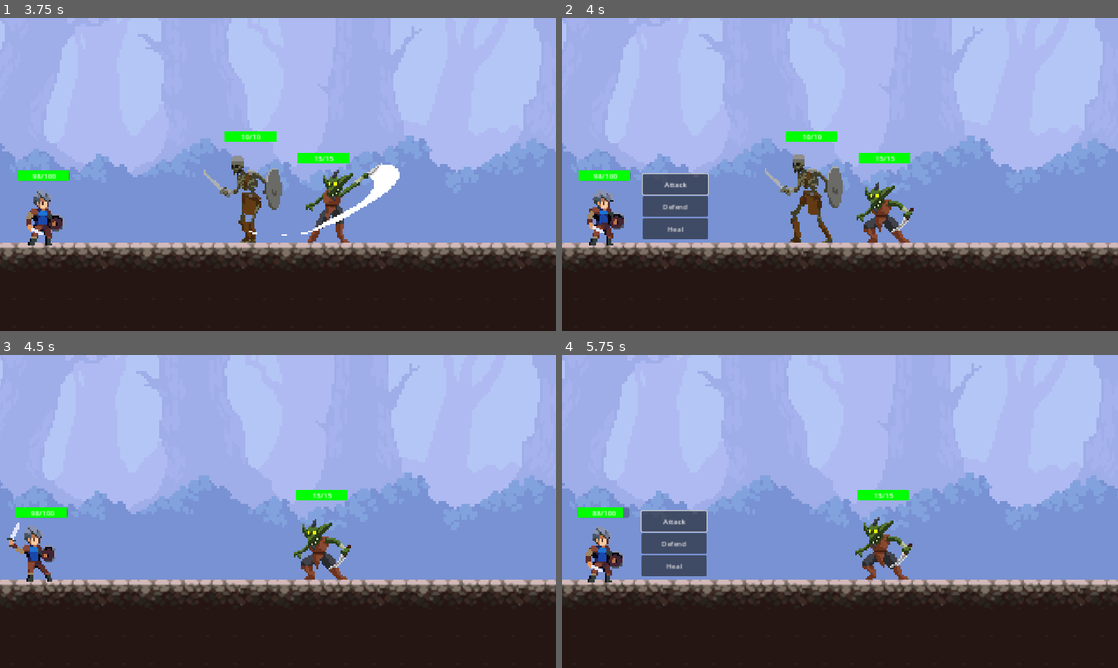
Above: before the commit, frames 1-4 (two rows, left to right).
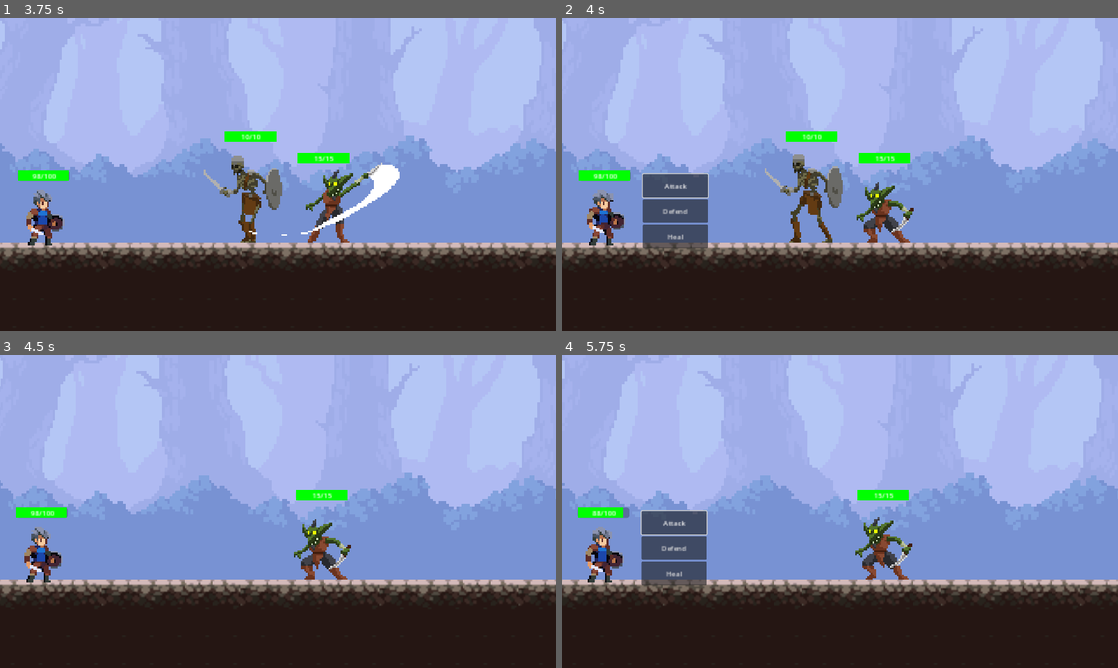
Above: after the commit, the same moments.

Repository: StephenDavid13/Project-T
Game: Godot game, scene res://scenes/main_scenes/level_dungeon.tscn
The game is run twice, just before and just after one commit, with the same random seed, the same clock (stepped at 60 frames per second) and the same inputs. This scene is started directly instead of the project's main scene.
Inputs:
- Up to frame 1 (3.75 s): hold Right (right) 0.53-2.03 s; tap F (action_use) every 0.75 s from 0.6 to 3.6 s; hold A (left) 2.03-2.78 s; hold Right (right) from 2.78 s (still down)
- Up to frame 2 (4 s): keep holding Right (right)
- Up to frame 3 (4.5 s): release Right (right) at 4.25 s; click "Attack" at 4.25 s
- Up to frame 4 (5.75 s): hold A (left) from 5.03 s (still down); tap F (action_use) at 5.1 s

Frame 1 is identical in both runs. In frame 2, 0.9% of the frame differs, in the area x 14-27%, y 52-74%; in frame 3, 0.8%; in frame 4, 0.9%, in the area x 4-27%, y 52-74%.

Commit message:
Fixed stride during tower #7

Diff:
--- a/scenes/main_scenes/level_dungeon.tscn
+++ b/scenes/main_scenes/level_dungeon.tscn
@@ -1329,30 +1329,42 @@
 offset_bottom = 40.0
 script = ExtResource("9_ey33n")
 
-[node name="VBoxContainer" type="VBoxContainer" parent="main_char/ActionPanel"]
+[node name="Battling_actions" type="VBoxContainer" parent="main_char/ActionPanel"]
 layout_mode = 0
 offset_right = 150.0
-offset_bottom = 150.0
-metadata/_edit_lock_ = true
-
-[node name="attackBtn" type="Button" parent="main_char/ActionPanel/VBoxContainer"]
+offset_bottom = 171.0
+
+[node name="attackBtn" type="Button" parent="main_char/ActionPanel/Battling_actions"]
 layout_mode = 2
 size_flags_vertical = 3
 text = "Attack"
 icon_alignment = 1
-metadata/_edit_lock_ = true
-
-[node name="defendBtn" type="Button" parent="main_char/ActionPanel/VBoxContainer"]
+
+[node name="defendBtn" type="Button" parent="main_char/ActionPanel/Battling_actions"]
 layout_mode = 2
 size_flags_vertical = 3
 text = "Defend"
-metadata/_edit_lock_ = true
-
-[node name="healBtn" type="Button" parent="main_char/ActionPanel/VBoxContainer"]
+
+[node name="healBtn" type="Button" parent="main_char/ActionPanel/Battling_actions"]
 layout_mode = 2
 size_flags_vertical = 3
 text = "Heal"
-metadata/_edit_lock_ = true
+
+[node name="PostBattling_actions" type="VBoxContainer" parent="main_char/ActionPanel"]
+visible = false
+layout_mode = 2
+offset_right = 150.0
+offset_bottom = 113.0
+
+[node name="GoForwardBtn" type="Button" parent="main_char/ActionPanel/PostBattling_actions"]
+layout_mode = 2
+size_flags_vertical = 3
+text = "To the next level"
+
+[node name="GoBackBtn" type="Button" parent="main_char/ActionPanel/PostBattling_actions"]
+layout_mode = 2
+size_flags_vertical = 3
+text = "Go back to town"
 
 [node name="Camera2D" type="Camera2D" parent="main_char"]
 visible = false
--- a/scenes/subscenes/main_character/main_character.gd
+++ b/scenes/subscenes/main_character/main_character.gd
@@ -4,10 +4,20 @@
 @onready var statsheet = $StatsComponent
 @onready var health_bar = $HealthBar
 
+# Random stuff
+var gravity = ProjectSettings.get_setting("physics/2d/default_gravity")
+var rng_generator = RandomNumberGenerator.new()
 const SPEED = 300.0
 const JUMP_VELOCITY = -400.0
 
+enum DungeonState { PRE_BATTLE, BATTLING, POST_BATTLE }
+var current_battle_state = DungeonState.PRE_BATTLE
+
+# What player gonna do
 var can_move = true
+var go_forward = false
+var go_back = false
+
 var did_attack = false
 var did_heal = false
 var did_defend = false
@@ -16,50 +26,58 @@
 var defend : int
 
 signal on_dead()
-var gravity = ProjectSettings.get_setting("physics/2d/default_gravity")
-
-var rng_generator = RandomNumberGenerator.new()
 
 func _ready():
 	set_max_health_gamestate()
 	update_health_bar()
 
 func _physics_process(delta):
+	# Gravity things
+	if not is_on_floor():
+		velocity.y += gravity * delta
+
+	# Character is in battle mode
+	if GameState.on_tower:
+		if current_battle_state == DungeonState.PRE_BATTLE:
+			velocity.x = move_toward((0.5 * SPEED), 0, 12)
+			move_and_slide()
+		if go_forward:
+			velocity.x = move_toward((0.5 * SPEED), 0, 12)
+			move_and_slide()
+		elif go_back:
+			velocity.x = move_toward((-0.5 * SPEED), 0, 12)
+			move_and_slide()
+
+	# Character is attacking
+	if did_attack:
+		main_char.play("attack")
+
+	# Character is moving
 	if can_move :
 		if (velocity.x > 1 || velocity.x < -1):
 			main_char.animation = "running"
 		else:
 			main_char.animation = "default"
 
-		if not is_on_floor():
-			velocity.y += gravity * delta
-
-		var direction = Input.get_axis("left", "right")
-		if direction:
-			velocity.x = direction * SPEED
-		else:
-			velocity.x = move_toward(velocity.x, 0, 12)
+		if !GameState.on_tower:
+			var direction = Input.get_axis("left", "right")
+			if direction:
+				velocity.x = direction * SPEED
+			else:
+				velocity.x = move_toward(velocity.x, 0, 12)
 
 		move_and_slide()
 
+		# When going back
 		var isLeft = velocity.x < 0
 		main_char.flip_h = isLeft
-	elif did_attack :
-		main_char.play("attack")
+
+	# Character is idle
 	else:
 		velocity.x = 0
 		main_char.animation = "default"
 
-func turn_start():
-	$ActionPanel.is_player_turn = true
-	$ActionPanel.update_button_state()
-
-func _on_turn_end():
-	# Signal TurnManager to switch to enemy turn
-	await get_tree().create_timer(0.55).timeout
-	did_attack = false
-	$"../TurnManager".start_next_turn()
-
+# When the mob attacked the character
 func take_damage(damage: int):
 	var final_damage = damage
 	if did_defend:
@@ -76,27 +94,20 @@
 		on_dead.emit()
 	update_health_bar()
 
-func update_health_bar():
-	health_bar.update_health(GameState.player_current_health, max_health)
-
-func set_max_health_gamestate():
-	max_health = statsheet.VITALITY
-	GameState.player_max_health = max_health
-
-	if GameState.player_current_health == 0:
-		GameState.player_current_health = statsheet.VITALITY
-
+# Player is attacking
 func _on_attack():
 	did_attack = true
 	var damage = ceil((statsheet.STRENGTH * randi_range(0, (statsheet.STRENGTH/2))) + (statsheet.STRENGTH / 2))
 	print("Player attacked with ", damage)
 	$"../TurnManager".get_frontmost_mob().take_damage(damage)
 
+# Player is defending
 func _on_defend():
 	did_defend = true
 	defend = floor((statsheet.STRENGTH + statsheet.VITALITY) * 0.125)
 	print("Player defended with ", defend)
 
+# Player is healing
 func _on_heal():
 	did_heal = true
 	var heal = floor(statsheet.INTELLIGENCE * randf_range(0.9, 1.5))
@@ -107,3 +118,32 @@
 		GameState.player_current_health += heal
 	print("Player heal with ", heal)
 	update_health_bar()
+
+func _on_next_tower():
+	current_battle_state = DungeonState.PRE_BATTLE
+	go_forward = true
+
+func _on_back_outside():
+	current_battle_state = DungeonState.PRE_BATTLE
+	go_back = true
+
+# Helper functions
+func turn_start():
+	$ActionPanel.is_player_turn = true
+	$ActionPanel.update_button_state()
+
+func _on_turn_end():
+	# Signal TurnManager to switch to enemy turn
+	await get_tree().create_timer(0.55).timeout
+	did_attack = false
+	$"../TurnManager".start_next_turn()
+
+func update_health_bar():
+	health_bar.update_health(GameState.player_current_health, max_health)
+
+func set_max_health_gamestate():
+	max_health = statsheet.VITALITY
+	GameState.player_max_health = max_health
+
+	if GameState.player_current_health <= 0:
+		GameState.player_current_health = GameState.player_max_health
--- a/scripts/Enemies.gd
+++ b/scripts/Enemies.gd
@@ -13,17 +13,10 @@
 
 func _ready():
 	# Connect the animation_finished signal
-	max_health = $StatsComponent.VITALITY
-	current_health = $StatsComponent.VITALITY
-	health_bar = $HealthBar
+	max_health = statsheet.VITALITY
+	current_health = statsheet.VITALITY
 	update_health_bar()
 	enemy_animation.animation_finished.connect(self._on_animation_finished)
-
-func turn_start():
-	enemy_animation.play("attack")
-	var damage = ceil((statsheet.STRENGTH * randi_range(0, (statsheet.STRENGTH/2))) + (statsheet.STRENGTH / 2))
-	$"../../TurnManager".char_take_damage(damage)
-	print("Monster attacked with ", damage)
 
 func _on_animation_finished():
 	# This function is called when the animation finishes
@@ -35,12 +28,17 @@
 	# Notify the TurnManager that this enemy's turn is finished
 	await $"../../TurnManager".start_next_turn()
 
+func turn_start():
+	enemy_animation.play("attack")
+	var damage = ceil((statsheet.STRENGTH * randi_range(0, (statsheet.STRENGTH/2))) + (statsheet.STRENGTH / 2))
+	$"../../TurnManager".char_take_damage(damage)
+
 func take_damage(damage: int):
 	current_health -= damage
 	update_health_bar()
 	if current_health <= 0:
 		on_dead.emit()
-		queue_free()  # Remove mob when health is zero
+		queue_free()
 
 func update_health_bar():
 	health_bar.update_health(current_health, max_health)
--- a/scripts/GameState.gd
+++ b/scripts/GameState.gd
@@ -2,18 +2,22 @@
 
 @onready var player = $main_char
 
-# Define your stats here
+# Game State variables
 var player_max_health : int
 var player_current_health : int
 var player_exp : int
+var tower_level : int
 
-# Other game state data can be added here
+var on_tower = false
 
-# Method to reset player health
+# Method to reset player world
 func reset_character():
+	on_tower = false
+	tower_level = 1
 	player_exp = 0
 	player_current_health = player_max_health
 	get_tree().change_scene_to_file("res://scenes/main_scenes/outside_tower.tscn")
 
+# Earning experience
 func earn_experience(experience : int):
 	player_exp += experience
--- a/scripts/GoOutside.gd
+++ b/scripts/GoOutside.gd
@@ -3,4 +3,5 @@
 func _on_body_entered(body):
 	if body.name == "main_char":
 		GameState.player_current_health = GameState.player_max_health
+		GameState.on_tower = false
 		get_tree().change_scene_to_file("res://scenes/main_scenes/outside_tower.tscn")
--- a/scripts/GoToDungeon.gd
+++ b/scripts/GoToDungeon.gd
@@ -3,3 +3,4 @@
 func _on_body_entered(body):
 	if body.name == "main_char":
 		get_tree().change_scene_to_file("res://scenes/main_scenes/level_dungeon.tscn")
+		GameState.on_tower = true
--- a/scripts/GoToNextLevel.gd
+++ b/scripts/GoToNextLevel.gd
@@ -2,4 +2,5 @@
 
 func _on_body_entered(body):
 	if body.name == "main_char":
+		GameState.tower_level += 1
 		get_tree().change_scene_to_file("res://scenes/main_scenes/level_dungeon.tscn")
--- a/scripts/battle_game_manager.gd
+++ b/scripts/battle_game_manager.gd
@@ -9,14 +9,12 @@
 @onready var enemy_spawn_4 = $"enemies_spawn/enemy_spawn_4"
 @onready var turnManager = $TurnManager
 
-@onready var player_current_health : int
+var rng_generator = RandomNumberGenerator.new()
 
 var mob1 : Node2D
 var mob2 : Node2D
 var mob3 : Node2D
 var mob4 : Node2D
-
-var rng_generator = RandomNumberGenerator.new()
 
 func _ready():
 	# Focus on the very first button so it does not need mouse click
@@ -25,6 +23,7 @@
 # Called when battle is initiated. Only done once per level. Disallow player
 # movement and change camera view
 func enteringBattle():
+	main_char.current_battle_state = main_char.DungeonState.BATTLING
 	main_char.can_move = false;
 	camera_2d.position_smoothing_enabled = true
 	camera_2d.position_smoothing_speed = 2
@@ -32,13 +31,14 @@
 	spawnMonster()
 	turnManager.start_battle()
 
-
 # Called when battle is finished. Allow player to move again
 func finishingBattle():
 	camera_2d.move_local_x(-545, true)
 	await get_tree().create_timer(2.5).timeout
 	main_char.can_move = true;
 	camera_2d.position_smoothing_enabled = false
+	main_char.current_battle_state = main_char.DungeonState.POST_BATTLE
+	$main_char/ActionPanel.post_battle_selection()
 
 # Randomise monster amount and call randomiseMonsterSpawn() to instantiate their type
 func spawnMonster():
@@ -65,6 +65,3 @@
 			mob = preload("res://scenes/subscenes/enemies/enemy_goblin.tscn").instantiate()
 	mob.position = spawn_position
 	enemies.call_deferred("add_child", mob)
-
-func set_player_health(current_health):
-	player_current_health = current_health
--- a/scripts/playerSelection.gd
+++ b/scripts/playerSelection.gd
@@ -5,35 +5,50 @@
 
 func _ready():
 	character = $".."
-	$VBoxContainer/attackBtn.pressed.connect(self._on_attack_button_pressed)
-	$VBoxContainer/defendBtn.pressed.connect(self._on_defend_button_pressed)
-	$VBoxContainer/healBtn.pressed.connect(self._on_heal_button_pressed)
+	$Battling_actions/attackBtn.pressed.connect(self._on_attack_button_pressed)
+	$Battling_actions/defendBtn.pressed.connect(self._on_defend_button_pressed)
+	$Battling_actions/healBtn.pressed.connect(self._on_heal_button_pressed)
+
+	$PostBattling_actions/GoForwardBtn.pressed.connect(self._on_forward_button_pressed)
+	$PostBattling_actions/GoBackBtn.pressed.connect(self._on_backward_button_pressed)
 
 func _on_attack_button_pressed():
-	is_player_turn = false
 	character._on_attack()
-	update_button_state()
-	character._on_turn_end()
-
+	ending_turn()
 
 func _on_defend_button_pressed():
-	is_player_turn = false
 	character._on_defend()
-	update_button_state()
-	character._on_turn_end()
+	ending_turn()
 
 func _on_heal_button_pressed():
+	character._on_heal()
+	ending_turn()
+
+func _on_forward_button_pressed():
+	character._on_next_tower()
+	$PostBattling_actions.hide()
+
+func _on_backward_button_pressed():
+	character._on_back_outside()
+	$PostBattling_actions.hide()
+
+# Helper functions
+func ending_turn():
 	is_player_turn = false
-	character._on_heal()
 	update_button_state()
 	character._on_turn_end()
 
 func update_button_state():
 	if not is_player_turn:
-		$VBoxContainer.hide()
+		$Battling_actions.hide()
+		$PostBattling_actions.hide()
 	else:
-		$VBoxContainer.show()
-		$VBoxContainer/attackBtn.grab_focus()
-	for child in $VBoxContainer.get_children():
+		$Battling_actions.show()
+		$Battling_actions/attackBtn.grab_focus()
+	for child in $Battling_actions.get_children():
 			if child is Button:
 				child.disabled = not is_player_turn
+
+func post_battle_selection():
+	$PostBattling_actions.show()
+	$PostBattling_actions/GoForwardBtn.grab_focus()
Not shown, changed: export_presets.cfg
Not shown, added: export/windows/project-t-0.0.6.exe
